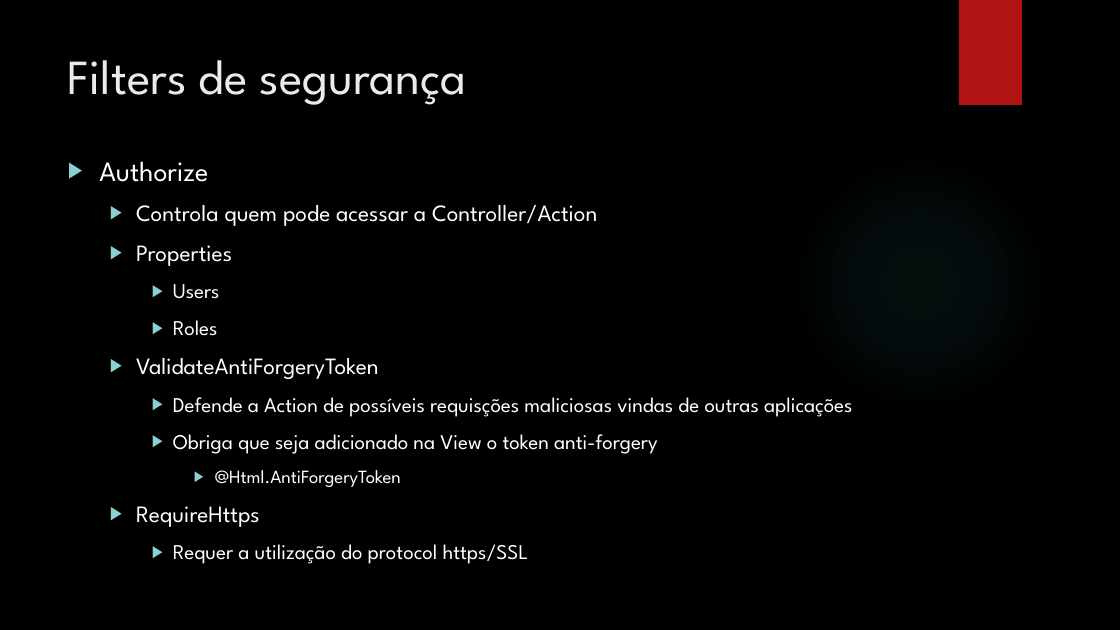
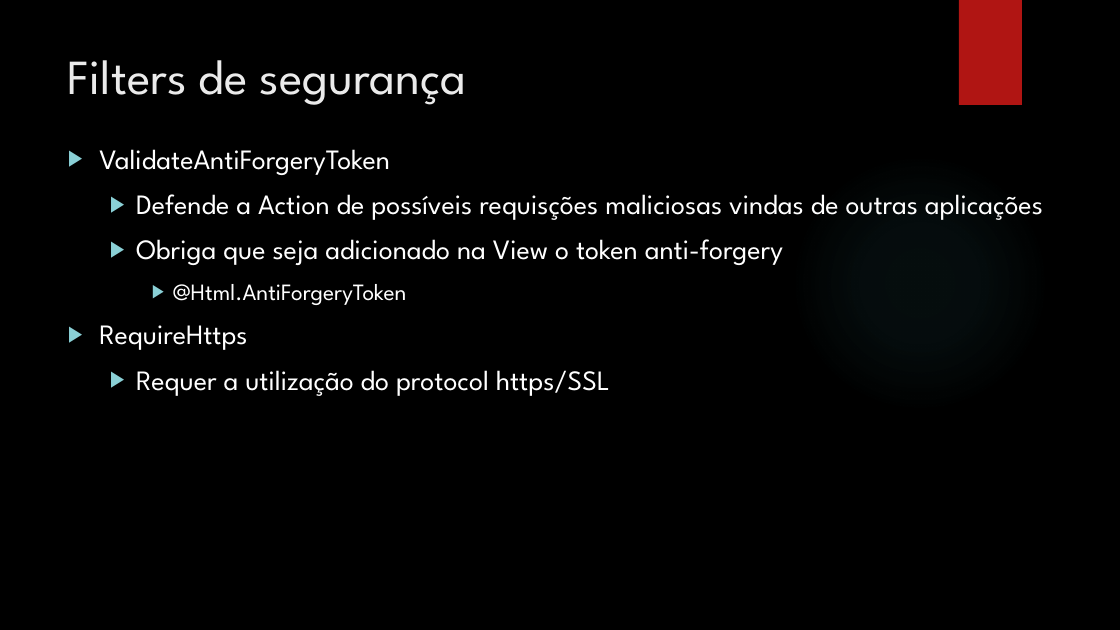
Before and after one commit to leolana/AspnetMvcLab, a slide deck: slide 35 of Presentation/AspNetMvc.pptx (slide 31 before the commit). Drawn at 1120x630 pixels with LibreOffice and Linux fonts; fonts in the diff are those of the drawing; background and template pictures are left out. Boxes give left, top, right and bottom in pixels: in the first picture for what was removed or moved away, otherwise in the second. Text is boxed around its words. In the diff, an @@ line names an element or a change of style, - is before the commit and + after.

```diff
--- a/Presentation/AspNetMvc.pptx
+++ b/Presentation/AspNetMvc.pptx
@@ text "ValidateAntiForgeryToken": place and size @@
-text "ValidateAntiForgeryToken" at (99,161,852,564)
+text "ValidateAntiForgeryToken" at (99,149,1043,396)
@@ text "ValidateAntiForgeryToken" at (99,149,1043,396): size 20 to 24 pt in "ValidateAntiForgeryToken", "RequireHttps"; size 18 to 24 pt in "Defende a Action de possíveis requisções maliciosas ...", "Obriga que seja adicionado na View o ...", "Requer a utilização do protocol https/SSL"; size 16 to 20 pt in "@Html.AntiForgeryToken"; list level 2 to 1 in "ValidateAntiForgeryToken"; list level 3 to 2 in "Defende a Action de possíveis ..."; list level 3 to 2 in "Obriga que seja adicionado na ..."; list level 4 to 3 in "@Html.AntiForgeryToken"; list level 2 to 1 in "RequireHttps"; list level 3 to 2 in "Requer a utilização do protocol ..." @@
@@ text at (99,161,597,336): paragraphs removed @@
-▶ Authorize
-  ▶ Controla quem pode acessar a Controller/Action
-  ▶ Properties
-    ▶ Users
-    ▶ Roles
```
Also in this commit, not shown: 16 other slides changed, 4 slides added, 1 slide removed.
